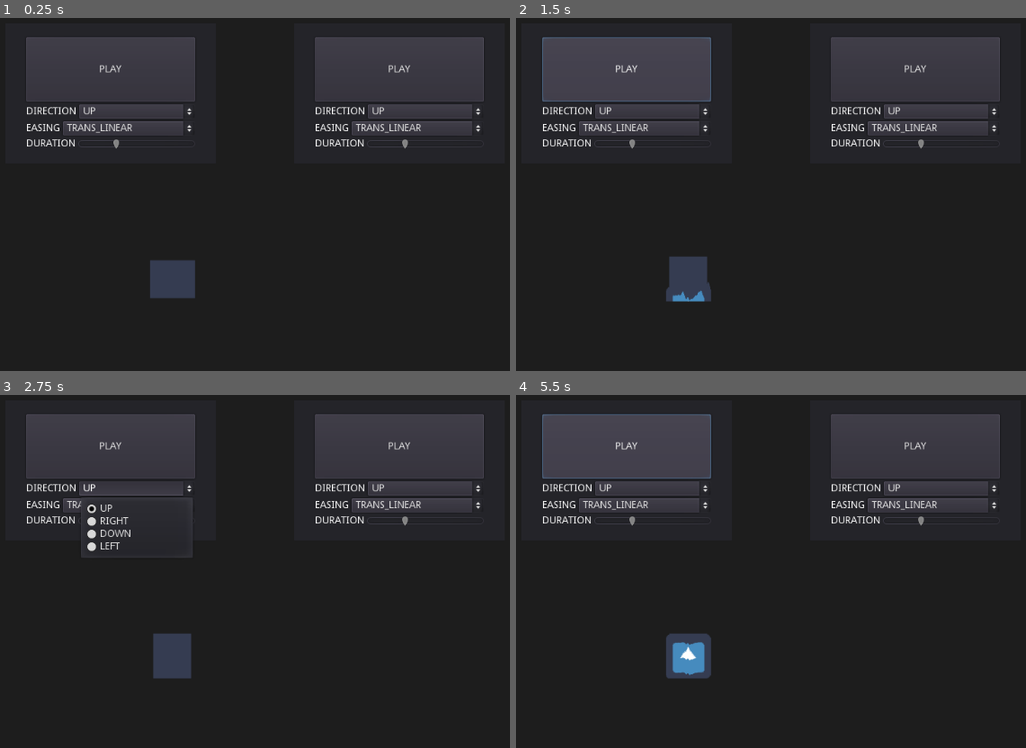
Above: before the commit, frames 1-4 (two rows, left to right).
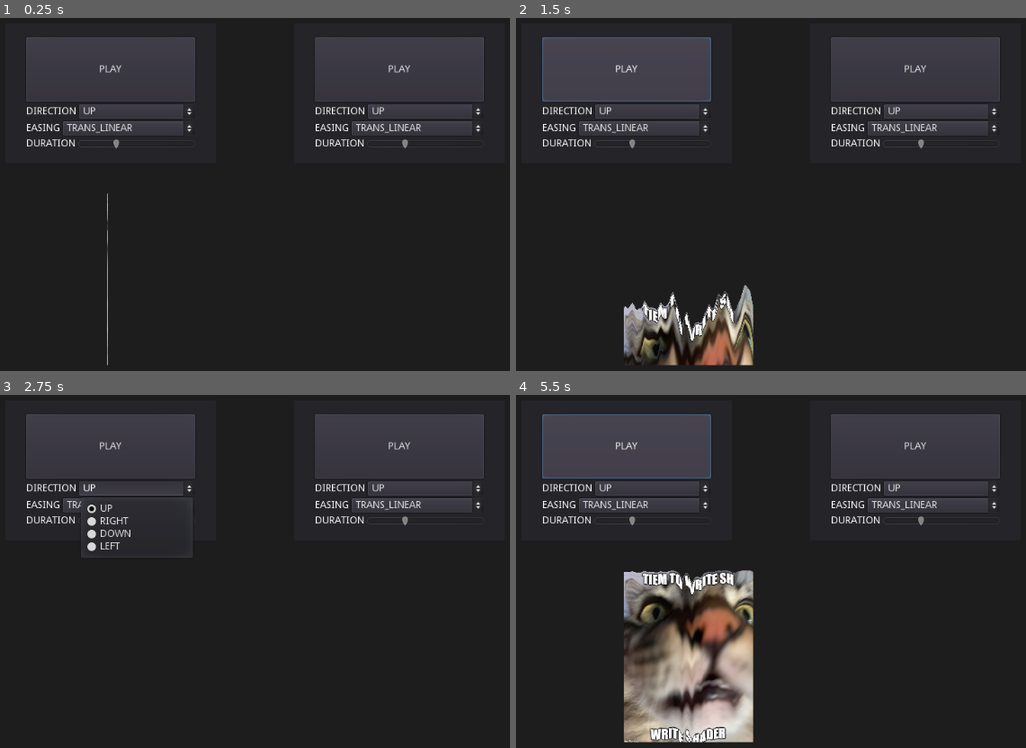
Above: after the commit, the same moments.

Repository: CIOSAI/godot-glitch-fade
Game: Godot game, scene res://Scene/Main.tscn
The game is run twice, just before and just after one commit, with the same random seed, the same clock (stepped at 60 frames per second) and the same inputs. The engine's default icon, where the game draws it, is replaced by a stand-in: a white triangle on a blue panel in a dark square.
Inputs:
- Up to frame 1 (0.25 s): no input
- Up to frame 2 (1.5 s): click "PLAY" at 0.5 s; click "PLAY" at 1.25 s
- Up to frame 3 (2.75 s): click "UP" at 2 s
- Up to frame 4 (5.5 s): click "TRANS_LINEAR" at 2.75 s; click "UP" at 3.5 s; click "TRANS_LINEAR" at 4.25 s; click "PLAY" at 5 s

The runs differ from the first frame. In frame 1, 1.0% of the frame differs, in the area x 20-39%, y 49-99%; in frame 2, 4.5%; in frame 3, 1.0%; in frame 4, 11%, in the area x 21-47%, y 49-99%.

Commit message:
allowed transparency

Diff:
--- a/Scene/Main.tscn
+++ b/Scene/Main.tscn
@@ -1,53 +1,55 @@
 [gd_scene load_steps=12 format=2]
 
-[ext_resource path="res://icon.png" type="Texture" id=1]
+[ext_resource path="res://unknown (2).png" type="Texture" id=1]
 [ext_resource path="res://glitch_fade_shader.tres" type="Shader" id=2]
 [ext_resource path="res://Script/Main.gd" type="Script" id=3]
 [ext_resource path="res://Scene/GlitchFadeController.tscn" type="PackedScene" id=4]
 
-[sub_resource type="OpenSimplexNoise" id=16]
+[sub_resource type="OpenSimplexNoise" id=1]
 
-[sub_resource type="NoiseTexture" id=17]
-noise = SubResource( 16 )
+[sub_resource type="NoiseTexture" id=2]
+noise = SubResource( 1 )
+
+[sub_resource type="ShaderMaterial" id=3]
+shader = ExtResource( 2 )
+shader_param/horizontal = null
+shader_param/distort = 0.0
+shader_param/Noise = SubResource( 2 )
+
+[sub_resource type="OpenSimplexNoise" id=4]
+
+[sub_resource type="NoiseTexture" id=5]
+noise = SubResource( 4 )
 
 [sub_resource type="ShaderMaterial" id=6]
 shader = ExtResource( 2 )
 shader_param/horizontal = null
 shader_param/distort = 0.0
-shader_param/Noise = SubResource( 17 )
+shader_param/Noise = SubResource( 5 )
 
-[sub_resource type="OpenSimplexNoise" id=18]
-
-[sub_resource type="NoiseTexture" id=19]
-noise = SubResource( 18 )
-
-[sub_resource type="ShaderMaterial" id=15]
-shader = ExtResource( 2 )
-shader_param/horizontal = null
-shader_param/distort = 0.0
-shader_param/Noise = SubResource( 19 )
-
-[sub_resource type="ViewportTexture" id=1]
+[sub_resource type="ViewportTexture" id=7]
 viewport_path = NodePath("Viewport")
 
 [node name="Main" type="Node2D"]
 script = ExtResource( 3 )
 
 [node name="Image" type="Sprite" parent="."]
-material = SubResource( 6 )
+material = SubResource( 3 )
 position = Vector2( -104.424, 152.344 )
+scale = Vector2( 0.368418, 0.368418 )
 texture = ExtResource( 1 )
 
 [node name="VPTexture" type="Sprite" parent="."]
-material = SubResource( 15 )
+material = SubResource( 6 )
 position = Vector2( 106.163, 152.344 )
-texture = SubResource( 1 )
+texture = SubResource( 7 )
 
 [node name="Camera2D" type="Camera2D" parent="."]
 current = true
 
 [node name="Viewport" type="Viewport" parent="."]
 size = Vector2( 240, 240 )
+transparent_bg = true
 render_target_v_flip = true
 
 [node name="Control" type="Control" parent="Viewport"]
--- a/glitch_fade_shader.tres
+++ b/glitch_fade_shader.tres
@@ -1,54 +1,68 @@
-[gd_resource type="VisualShader" load_steps=18 format=2]
-
-[sub_resource type="VisualShaderNodeScalarUniform" id=18]
+[gd_resource type="VisualShader" load_steps=22 format=2]
+
+[sub_resource type="VisualShaderNodeScalarUniform" id=1]
 uniform_name = "distort"
 
-[sub_resource type="VisualShaderNodeScalarOp" id=21]
+[sub_resource type="VisualShaderNodeScalarOp" id=2]
 default_input_values = [ 0, 0.0, 1, 1.0 ]
 operator = 2
 
-[sub_resource type="VisualShaderNodeScalarFunc" id=22]
-
-[sub_resource type="VisualShaderNodeInput" id=2]
+[sub_resource type="VisualShaderNodeScalarFunc" id=3]
+
+[sub_resource type="VisualShaderNodeInput" id=4]
 input_name = "uv"
 
-[sub_resource type="VisualShaderNodeBooleanUniform" id=24]
+[sub_resource type="VisualShaderNodeBooleanUniform" id=5]
 uniform_name = "horizontal"
 
-[sub_resource type="VisualShaderNodeInput" id=26]
+[sub_resource type="VisualShaderNodeInput" id=6]
 input_name = "uv"
 
-[sub_resource type="VisualShaderNodeSwitch" id=29]
-
-[sub_resource type="VisualShaderNodeVectorCompose" id=30]
-
-[sub_resource type="VisualShaderNodeExpression" id=31]
+[sub_resource type="VisualShaderNodeSwitch" id=7]
+
+[sub_resource type="VisualShaderNodeVectorCompose" id=8]
+
+[sub_resource type="VisualShaderNodeExpression" id=9]
 size = Vector2( 314, 290 )
 expression = "if(flip) output = vec3(0., st.y, 0.);
 else output = vec3(st.x, 0., 0.);"
 
-[sub_resource type="VisualShaderNodeExpression" id=32]
+[sub_resource type="VisualShaderNodeExpression" id=10]
 size = Vector2( 220.064, 259.062 )
 expression = "y = pow(x, 1./abs(modifier)-1.)"
 
-[sub_resource type="VisualShaderNodeInput" id=3]
+[sub_resource type="VisualShaderNodeExpression" id=18]
+size = Vector2( 515, 268 )
+expression = "float xlvl = smoothstep(0., px, st.x)*smoothstep(st.x-px, st.x, 1.);
+float ylvl = smoothstep(0., px, st.y)*smoothstep(st.y-px, st.y, 1.);
+level = xlvl*ylvl;"
+
+[sub_resource type="VisualShaderNodeInput" id=11]
 input_name = "texture"
 
-[sub_resource type="VisualShaderNodeTexture" id=4]
+[sub_resource type="VisualShaderNodeInput" id=19]
+input_name = "screen_pixel_size"
+
+[sub_resource type="VisualShaderNodeVectorDecompose" id=20]
+
+[sub_resource type="VisualShaderNodeScalarOp" id=21]
+operator = 2
+
+[sub_resource type="VisualShaderNodeTexture" id=12]
 source = 5
 
-[sub_resource type="VisualShaderNodeVectorOp" id=7]
-
-[sub_resource type="VisualShaderNodeVectorCompose" id=8]
-
-[sub_resource type="VisualShaderNodeTextureUniform" id=9]
+[sub_resource type="VisualShaderNodeVectorOp" id=13]
+
+[sub_resource type="VisualShaderNodeVectorCompose" id=14]
+
+[sub_resource type="VisualShaderNodeTextureUniform" id=15]
 uniform_name = "Noise"
 texture_type = 1
 
-[sub_resource type="VisualShaderNodeTexture" id=10]
+[sub_resource type="VisualShaderNodeTexture" id=16]
 source = 5
 
-[sub_resource type="VisualShaderNodeVectorDecompose" id=11]
+[sub_resource type="VisualShaderNodeVectorDecompose" id=17]
 
 [resource]
 code = "shader_type canvas_item;
@@ -146,9 +160,29 @@
 		n_out4p1 = TEXTURE_tex_read.a;
 	}
 
+// Input:30
+	vec3 n_out30p0 = vec3(SCREEN_PIXEL_SIZE, 1.0);
+
+// VectorDecompose:31
+	float n_out31p0 = n_out30p0.x;
+	float n_out31p1 = n_out30p0.y;
+	float n_out31p2 = n_out30p0.z;
+
+// Expression:29
+	float n_out29p0;
+	n_out29p0 = 0.0;
+	{
+		float xlvl = smoothstep(0., n_out31p0, n_out5p0.x)*smoothstep(n_out5p0.x-n_out31p0, n_out5p0.x, 1.);
+		float ylvl = smoothstep(0., n_out31p0, n_out5p0.y)*smoothstep(n_out5p0.y-n_out31p0, n_out5p0.y, 1.);
+		n_out29p0 = xlvl*ylvl;
+	}
+
+// ScalarOp:32
+	float n_out32p0 = n_out4p1 * n_out29p0;
+
 // Output:0
 	COLOR.rgb = n_out4p0;
-	COLOR.a = n_out4p1;
+	COLOR.a = n_out32p0;
 
 }
 
@@ -157,51 +191,65 @@
 
 }
 "
-graph_offset = Vector2( -1918.06, 228.333 )
+graph_offset = Vector2( 1425.34, 256.85 )
 mode = 1
 flags/light_only = false
-nodes/fragment/0/position = Vector2( 1580, 440 )
-nodes/fragment/2/node = SubResource( 2 )
+nodes/fragment/0/position = Vector2( 1980, 280 )
+nodes/fragment/2/node = SubResource( 4 )
 nodes/fragment/2/position = Vector2( -1640, 600 )
-nodes/fragment/3/node = SubResource( 3 )
-nodes/fragment/3/position = Vector2( 1380, 600 )
-nodes/fragment/4/node = SubResource( 4 )
-nodes/fragment/4/position = Vector2( 1380, 440 )
-nodes/fragment/5/node = SubResource( 7 )
+nodes/fragment/3/node = SubResource( 11 )
+nodes/fragment/3/position = Vector2( 1440, 400 )
+nodes/fragment/4/node = SubResource( 12 )
+nodes/fragment/4/position = Vector2( 1440, 240 )
+nodes/fragment/5/node = SubResource( 13 )
 nodes/fragment/5/position = Vector2( 1160, 440 )
-nodes/fragment/6/node = SubResource( 8 )
+nodes/fragment/6/node = SubResource( 14 )
 nodes/fragment/6/position = Vector2( 660, 580 )
-nodes/fragment/7/node = SubResource( 9 )
+nodes/fragment/7/node = SubResource( 15 )
 nodes/fragment/7/position = Vector2( -880, 700 )
-nodes/fragment/8/node = SubResource( 10 )
+nodes/fragment/8/node = SubResource( 16 )
 nodes/fragment/8/position = Vector2( -860, 540 )
-nodes/fragment/9/node = SubResource( 11 )
+nodes/fragment/9/node = SubResource( 17 )
 nodes/fragment/9/position = Vector2( -640, 540 )
-nodes/fragment/14/node = SubResource( 18 )
+nodes/fragment/14/node = SubResource( 1 )
 nodes/fragment/14/position = Vector2( -600, 820 )
-nodes/fragment/17/node = SubResource( 21 )
+nodes/fragment/17/node = SubResource( 2 )
 nodes/fragment/17/position = Vector2( 420, 740 )
-nodes/fragment/18/node = SubResource( 22 )
+nodes/fragment/18/node = SubResource( 3 )
 nodes/fragment/18/position = Vector2( 200, 800 )
-nodes/fragment/20/node = SubResource( 24 )
+nodes/fragment/20/node = SubResource( 5 )
 nodes/fragment/20/position = Vector2( -1680, 420 )
-nodes/fragment/22/node = SubResource( 26 )
+nodes/fragment/22/node = SubResource( 6 )
 nodes/fragment/22/position = Vector2( 1180, 360 )
-nodes/fragment/25/node = SubResource( 29 )
+nodes/fragment/25/node = SubResource( 7 )
 nodes/fragment/25/position = Vector2( 920, 440 )
-nodes/fragment/26/node = SubResource( 30 )
+nodes/fragment/26/node = SubResource( 8 )
 nodes/fragment/26/position = Vector2( 640, 760 )
-nodes/fragment/27/node = SubResource( 31 )
+nodes/fragment/27/node = SubResource( 9 )
 nodes/fragment/27/position = Vector2( -1440, 520 )
 nodes/fragment/27/size = Vector2( 314, 290 )
 nodes/fragment/27/input_ports = "0,2,flip;1,1,st;"
 nodes/fragment/27/output_ports = "0,1,output;"
 nodes/fragment/27/expression = "if(flip) output = vec3(0., st.y, 0.);
 else output = vec3(st.x, 0., 0.);"
-nodes/fragment/28/node = SubResource( 32 )
+nodes/fragment/28/node = SubResource( 10 )
 nodes/fragment/28/position = Vector2( -380, 600 )
 nodes/fragment/28/size = Vector2( 220.064, 259.062 )
 nodes/fragment/28/input_ports = "0,0,x;1,0,modifier;"
 nodes/fragment/28/output_ports = "0,0,y;"
 nodes/fragment/28/expression = "y = pow(x, 1./abs(modifier)-1.)"
-nodes/fragment/connections = PoolIntArray( 4, 0, 0, 0, 4, 1, 0, 1, 3, 0, 4, 2, 5, 0, 4, 0, 7, 2, 8, 2, 8, 0, 9, 0, 17, 0, 6, 0, 14, 0, 18, 0, 18, 0, 17, 1, 22, 0, 5, 0, 20, 0, 25, 0, 6, 0, 25, 1, 25, 0, 5, 1, 17, 0, 26, 1, 26, 0, 25, 2, 2, 0, 27, 1, 20, 0, 27, 0, 27, 0, 8, 0, 14, 0, 28, 1, 9, 0, 28, 0, 28, 0, 17, 0 )
+nodes/fragment/29/node = SubResource( 18 )
+nodes/fragment/29/position = Vector2( 1460, 520 )
+nodes/fragment/29/size = Vector2( 515, 268 )
+nodes/fragment/29/input_ports = "0,1,st;1,0,px;"
+nodes/fragment/29/output_ports = "0,0,level;"
+nodes/fragment/29/expression = "float xlvl = smoothstep(0., px, st.x)*smoothstep(st.x-px, st.x, 1.);
+float ylvl = smoothstep(0., px, st.y)*smoothstep(st.y-px, st.y, 1.);
+level = xlvl*ylvl;"
+nodes/fragment/30/node = SubResource( 19 )
+nodes/fragment/30/position = Vector2( 1160, 740 )
+nodes/fragment/31/node = SubResource( 20 )
+nodes/fragment/31/position = Vector2( 1220, 620 )
+nodes/fragment/32/node = SubResource( 21 )
+nodes/fragment/32/position = Vector2( 1740, 280 )
+nodes/fragment/connections = PoolIntArray( 4, 0, 0, 0, 3, 0, 4, 2, 5, 0, 4, 0, 7, 2, 8, 2, 8, 0, 9, 0, 17, 0, 6, 0, 14, 0, 18, 0, 18, 0, 17, 1, 22, 0, 5, 0, 20, 0, 25, 0, 6, 0, 25, 1, 25, 0, 5, 1, 17, 0, 26, 1, 26, 0, 25, 2, 2, 0, 27, 1, 20, 0, 27, 0, 27, 0, 8, 0, 14, 0, 28, 1, 9, 0, 28, 0, 28, 0, 17, 0, 5, 0, 29, 0, 30, 0, 31, 0, 31, 0, 29, 1, 4, 1, 32, 0, 29, 0, 32, 1, 32, 0, 0, 1 )
Binary file added: unknown (2).png
Not shown, added: unknown (2).png.import
